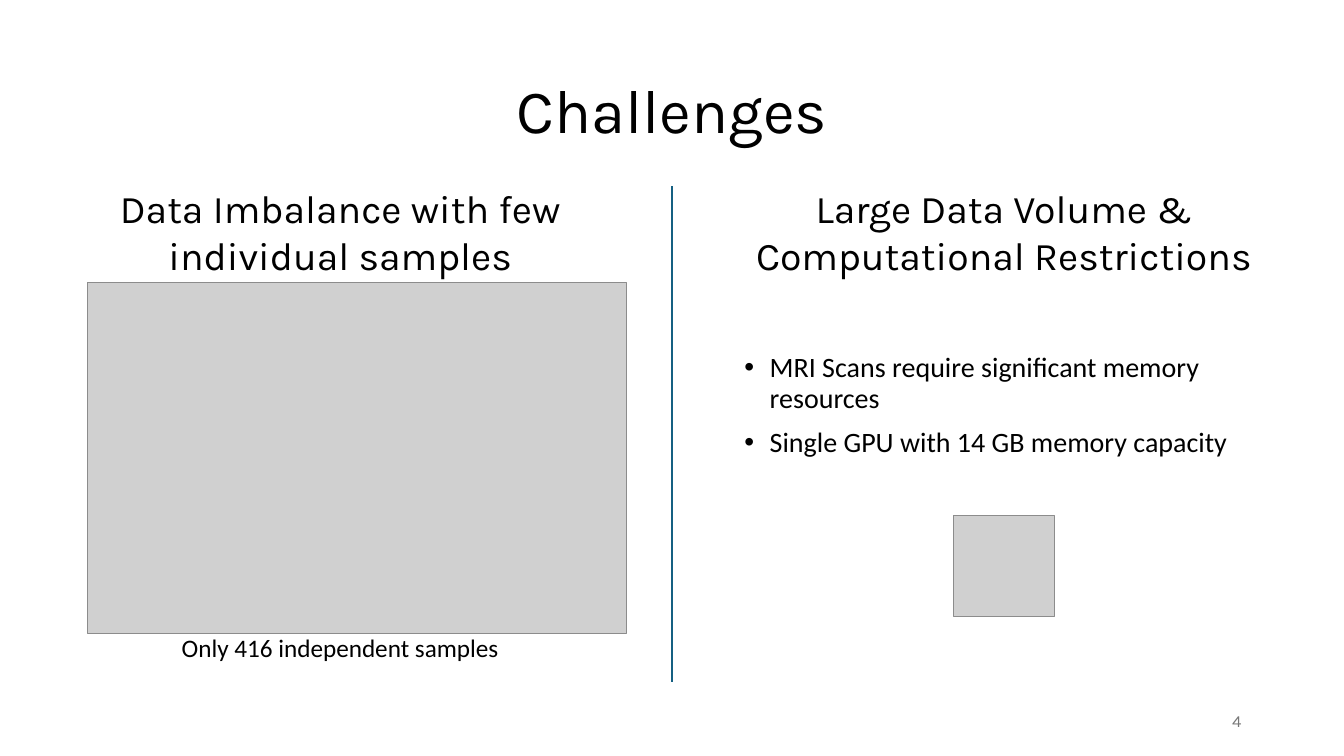
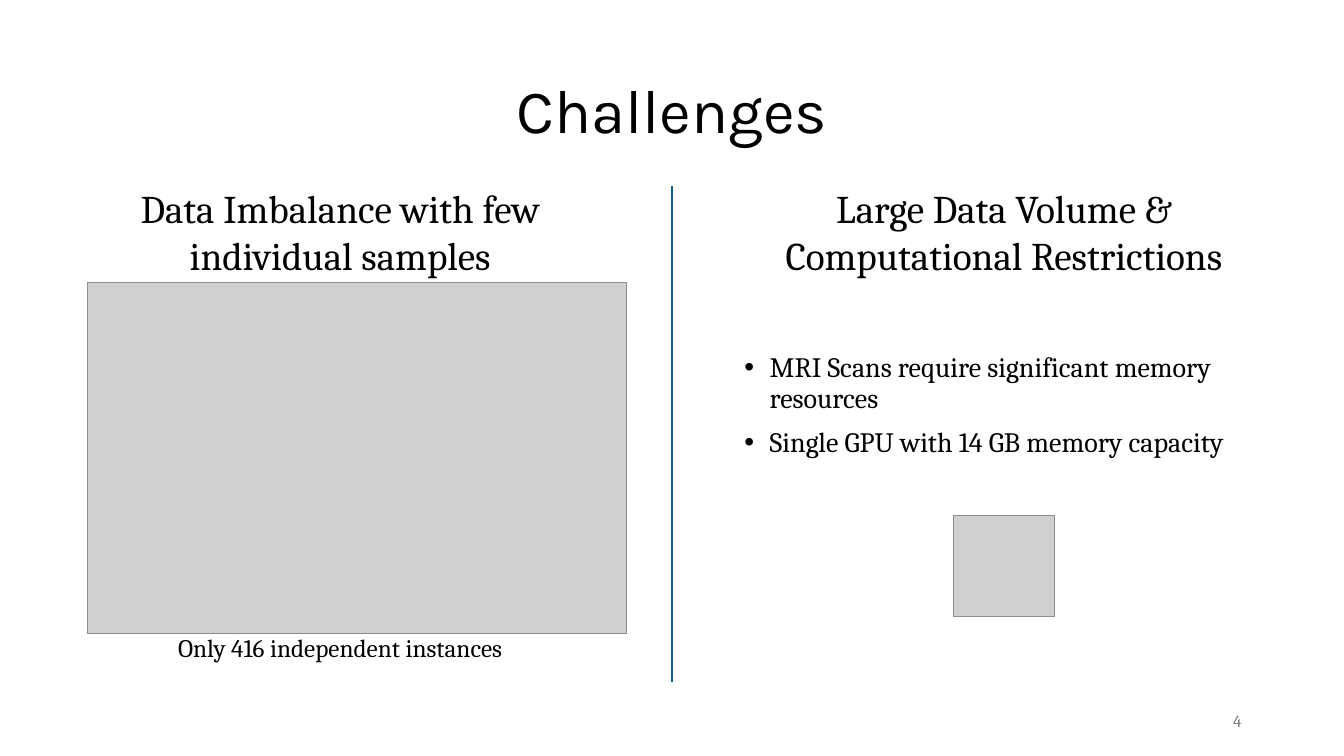
Before and after one commit to HenriSmidt/Alzheimer_Detection, a slide deck: slide 4 of Presentation.pptx. Drawn at 1344x756 pixels with LibreOffice and Linux fonts; fonts in the diff are those of the drawing; grey boxes stand for pictures. Boxes give left, top, right and bottom in pixels: in the first picture for what was removed or moved away, otherwise in the second. Text is boxed around its words. In the diff, an @@ line names an element or a change of style, - is before the commit and + after.

```diff
--- a/Presentation.pptx
+++ b/Presentation.pptx
@@ text "MRI Scans require significant memory ..." at [770,357,1224,458]: font Calibri to Cambria @@
@@ text at [178,639,503,663]: text changed; font Calibri to Cambria @@
-Only 416 independent samples
+Only 416 independent instances
@@ font Karla to Cambria in 3 elements at [141,195,540,279], [786,196,1222,279], [1233,715,1241,727] @@
```
Also in this commit, not shown: 10 other slides changed, 6 slides added, 2 slides removed, 2 other files.
